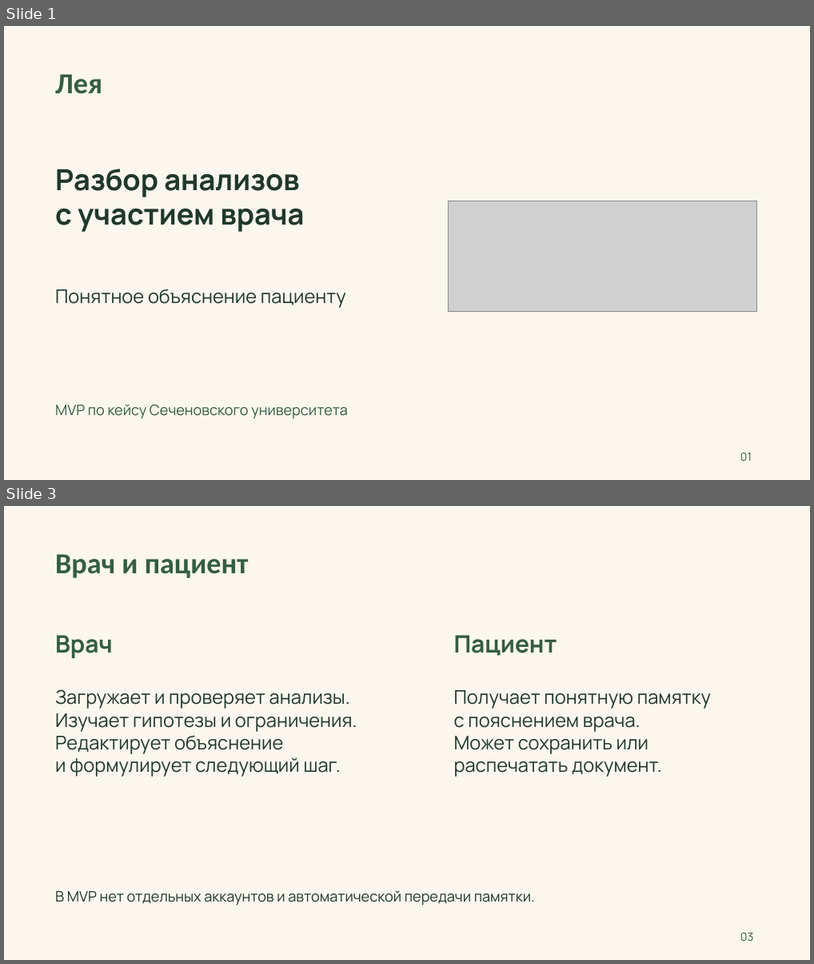
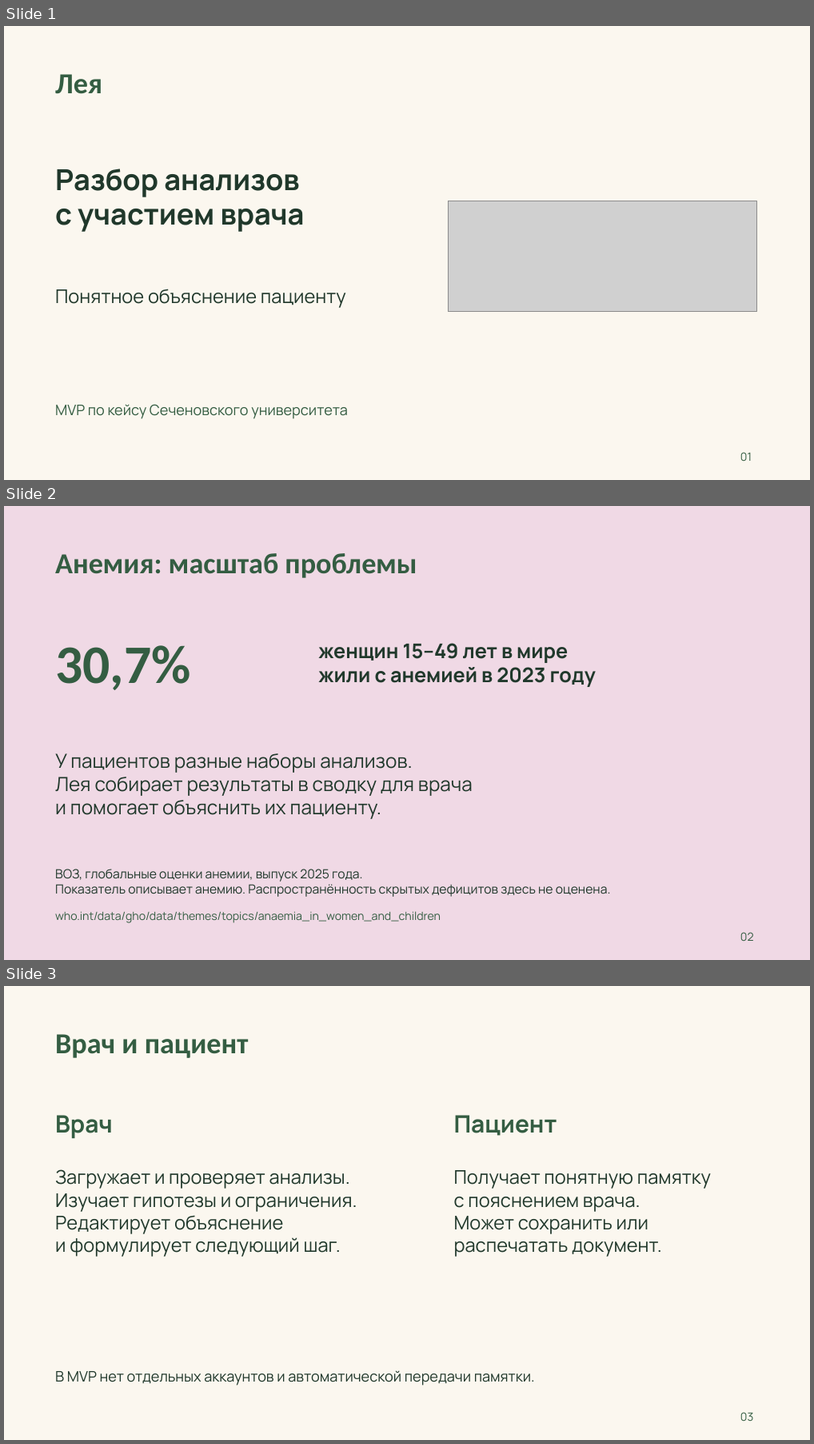
Before and after one commit to sooonklc-sys/leya, a slide deck: docs/presentation/leya.pptx. Shown one above the other, each under a label of ours: slides 1 and 3 before the commit, slides 1, 2 and 3 after it; the slides between them are not shown. The pictures are 814x964 and 814x1444 pixels, drawn with LibreOffice and Linux fonts; fonts in the diff are those of the drawing; grey boxes stand for pictures. Boxes give left, top, right and bottom in pixels: in the first picture for what was removed or moved away, otherwise in the second. Text is boxed around its words. In the diff, an @@ line names an element or a change of style, - is before the commit and + after.

```diff
--- a/docs/presentation/leya.pptx
+++ b/docs/presentation/leya.pptx
@@ slide 2 added at (4, 506, 810, 960), background #F0D9E5 @@
@@ text added at (55, 553, 417, 578), 34.5 pt, text #345D42, bold @@
+Анемия: масштаб проблемы
@@ text added at (55, 645, 191, 690), 64.5 pt, text #345D42, bold @@
+30,7%
@@ text added at (318, 643, 596, 687), 24 pt, text #20382B, bold @@
+женщин 15–49 лет в мире
+жили с анемией в 2023 году
@@ text added at (55, 753, 473, 819), 23.2 pt, text #20382B @@
+У пациентов разные наборы анализов.
+Лея собирает результаты в сводку для врача
+и помогает объяснить их пациенту.
@@ text added at (55, 868, 611, 896), 15 pt, text #20382B @@
+ВОЗ, глобальные оценки анемии, выпуск 2025 года.
+Показатель описывает анемию. Распространённость скрытых дефицитов здесь не оценена.
@@ text added at (55, 911, 441, 923), 13.5 pt, text #345D42 @@
+who.int/data/gho/data/themes/topics/anaemia_in_women_and_children
@@ text added at (741, 932, 754, 940), 13.5 pt, text #345D42 @@
+02
```
Also in this commit, not shown: 2 slides changed, 1 slide removed, 6 other files.
